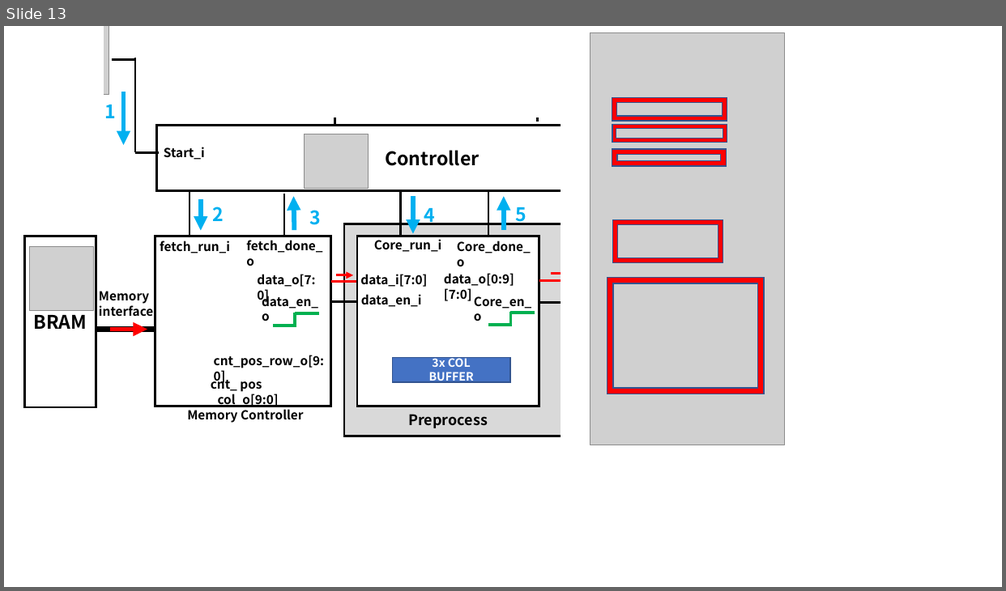
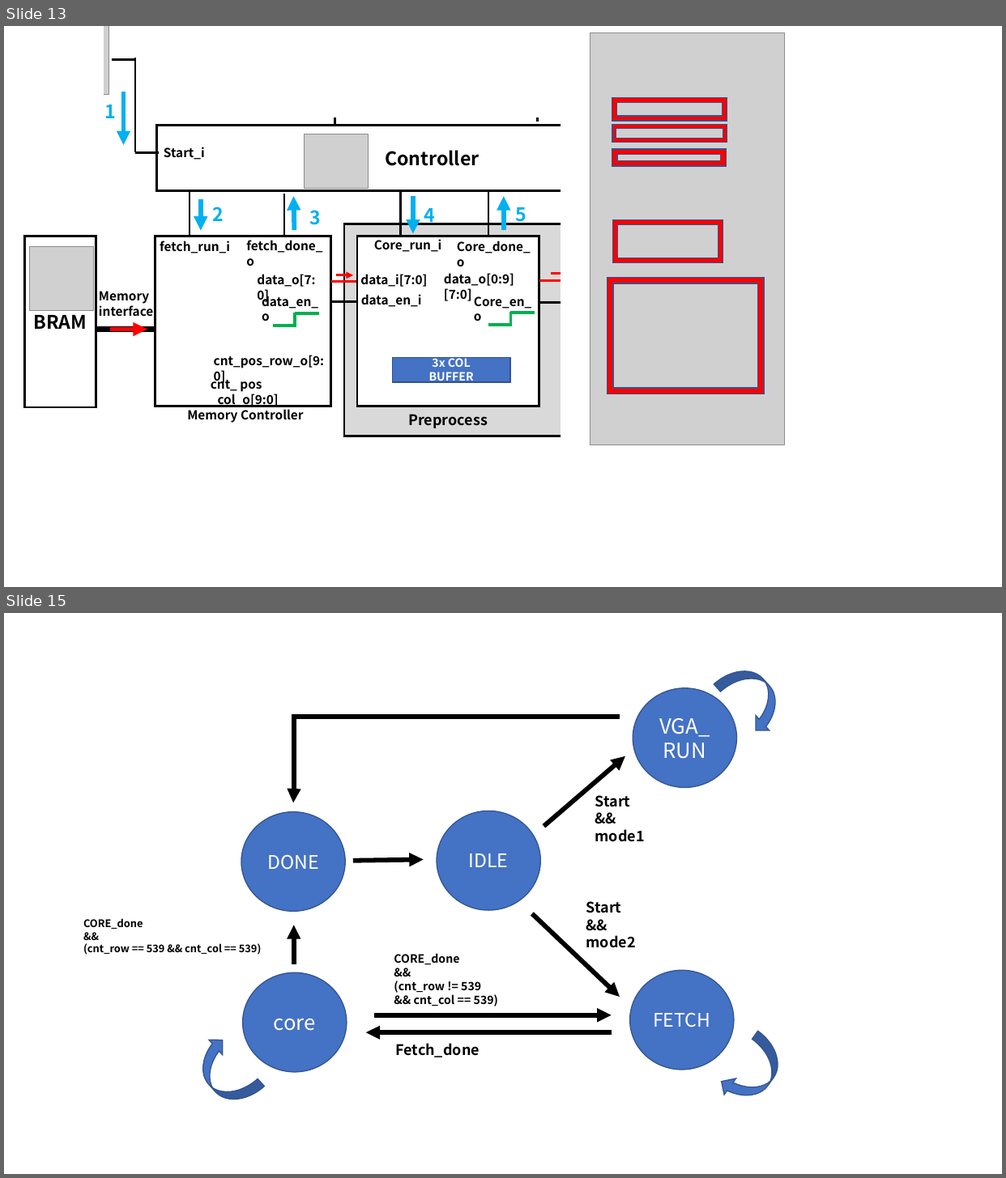
Before and after one commit to YongCastle/ICE2005_42, a slide deck: Plan.pptx. Shown one above the other, each under a label of ours: slide 13 before the commit, slides 13 and 15 after it; the slides between them are not shown. The pictures are 1006x591 and 1006x1178 pixels, drawn with LibreOffice and Linux fonts; fonts in the diff are those of the drawing; grey boxes stand for pictures. Boxes give left, top, right and bottom in pixels: in the first picture for what was removed or moved away, otherwise in the second. Text is boxed around its words. In the diff, an @@ line names an element or a change of style, - is before the commit and + after.

```diff
--- a/Plan.pptx
+++ b/Plan.pptx
@@ slide 15 added at [4,613,1002,1174], background #FFFFFF @@
@@ curved down arrow added at [714,657,792,738], fill #4472C4, outline #325491 1 pt @@
@@ ellipse added at [633,688,737,787], fill #4472C4, outline #325491 1 pt, 20 pt, text #FFFFFF @@
+VGA_RUN
@@ elbow arrow added from (620, 717) to (293, 803), #000000 4.5 pt @@
@@ arrow added from (543, 826) to (625, 756), #000000 4.5 pt @@
@@ text added at [595,795,645,842], 14 pt, text #000000, bold @@
+Start
+&&
+mode1
@@ ellipse added at [241,812,345,912], fill #4472C4, outline #325491 1 pt, 18 pt, text #FFFFFF @@
+DONE
@@ ellipse added at [437,811,541,911], fill #4472C4, outline #325491 1 pt, 18 pt, text #FFFFFF @@
+IDLE
@@ arrow added from (353, 861) to (424, 860), #000000 4.5 pt @@
@@ text added at [586,901,636,948], 14 pt, text #000000, bold @@
+Start
+&&
+mode2
@@ text added at [83,918,262,955], 10 pt, text #000000, bold @@
+CORE_done
+&&
+(cnt_row == 539 && cnt_col == 539)
@@ arrow added from (294, 965) to (294, 925), #000000 4.5 pt @@
@@ arrow added from (532, 914) to (620, 997), #000000 4.5 pt @@
@@ ellipse added at [243,973,347,1072], fill #4472C4, outline #325491 1 pt, 20 pt, text #FFFFFF @@
+core
@@ text added at [394,953,498,1007], 11 pt, text #000000, bold @@
+CORE_done
+&&
+(cnt_row != 539
+&& cnt_col == 539)
@@ ellipse added at [630,971,734,1071], fill #4472C4, outline #325491 1 pt, 18 pt, text #FFFFFF @@
+FETCH
@@ arrow added from (374, 1016) to (612, 1016), #000000 4.5 pt @@
@@ curved down arrow added at [186,1033,265,1114], fill #4472C4, outline #325491 1 pt @@
@@ arrow added from (612, 1033) to (366, 1033), #000000 4.5 pt @@
@@ text added at [395,1043,479,1058], 14 pt, text #000000, bold @@
+Fetch_done
@@ curved down arrow added at [715,1032,791,1114], fill #4472C4, outline #325491 1 pt @@
```
Also in this commit, not shown: 1 other slide added, 9 other files.
